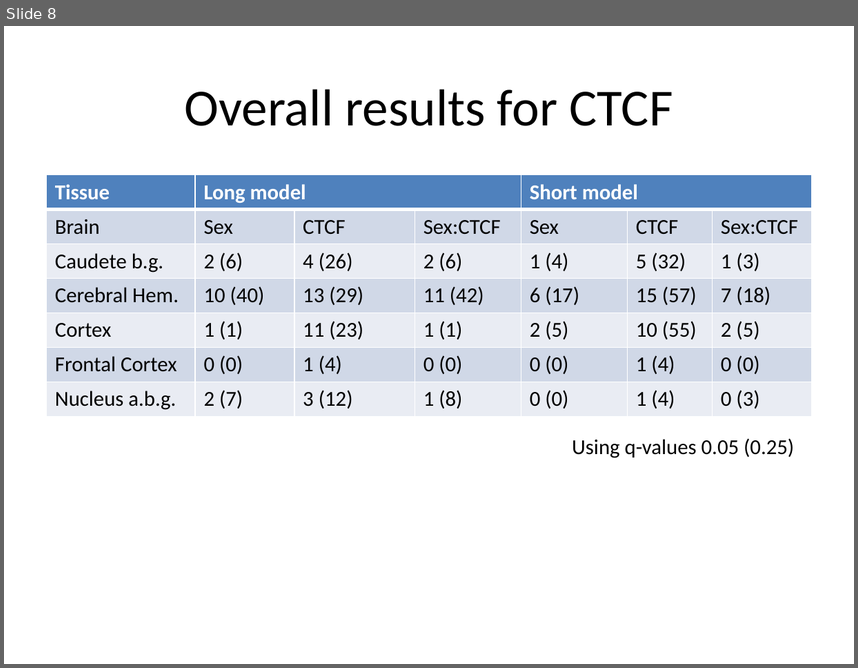
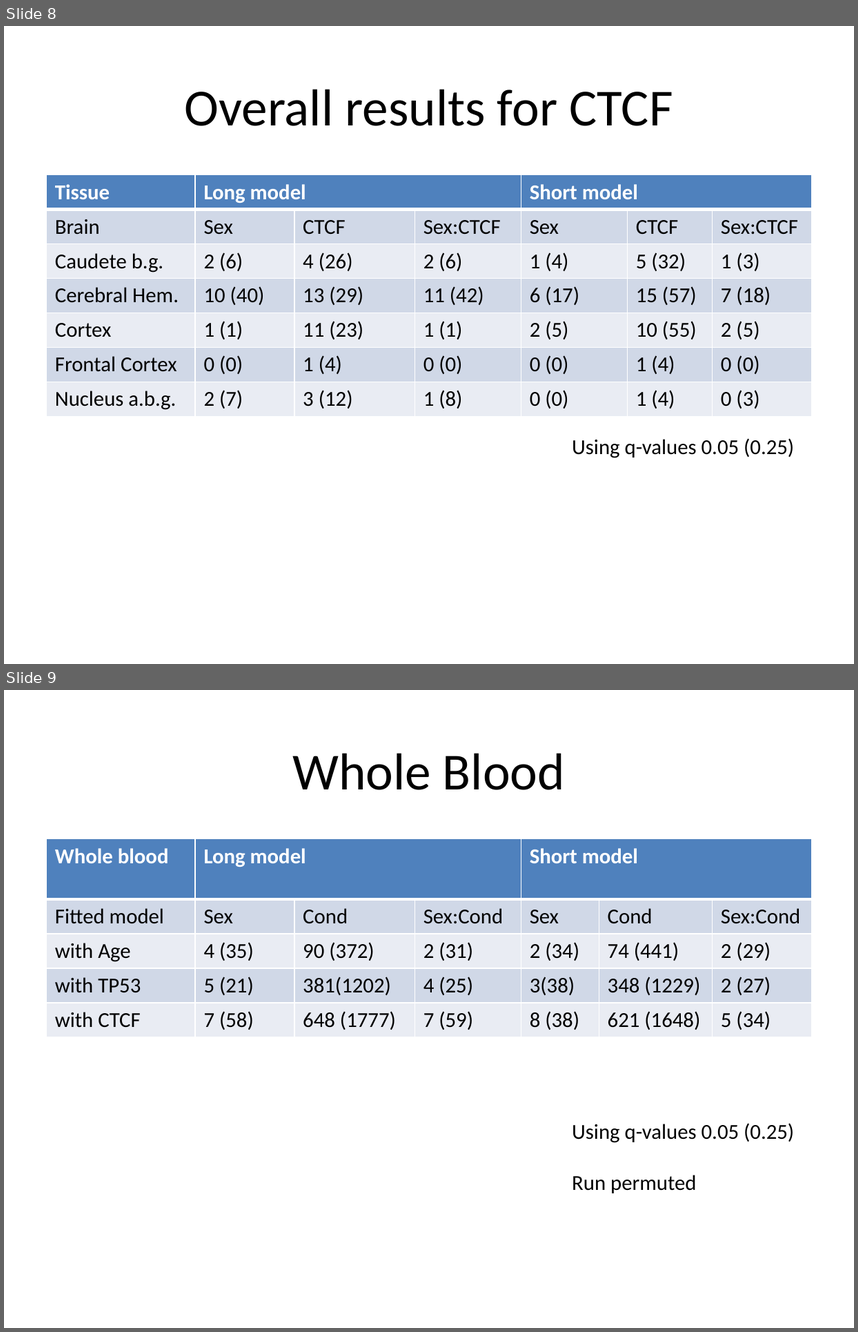
Before and after one commit to Sun-lab/asSeq, a slide deck: pipeline_GTEx/v8/results/fitting_ase_counts.pptx. Shown one above the other, each under a label of ours: slide 8 before the commit, slides 8 and 9 after it. The pictures are 858x668 and 858x1332 pixels, drawn with LibreOffice and Linux fonts; fonts in the diff are those of the drawing. Boxes give left, top, right and bottom in pixels: in the first picture for what was removed or moved away, otherwise in the second. Text is boxed around its words. In the diff, an @@ line names an element or a change of style, - is before the commit and + after.

Commit message:
adding whole blood results

```diff
--- a/pipeline_GTEx/v8/results/fitting_ase_counts.pptx
+++ b/pipeline_GTEx/v8/results/fitting_ase_counts.pptx
@@ slide 9 added at <box>4,690,854,1328</box>, background #FFFFFF @@
@@ title added at <box>292,753,565,790</box>, 44 pt, text #000000 @@
+Whole Blood
@@ table added at <box>47,839,813,1036</box>, 5 rows, 7 columns @@
+Whole blood | Long model |  |  | Short model |  | 
+Fitted model | Sex | Cond | Sex:Cond | Sex | Cond | Sex:Cond
+with Age | 4 (35) | 90 (372) | 2 (31) | 2 (34) | 74 (441) | 2 (29)
+with TP53 | 5 (21) | 381(1202) | 4 (25) | 3(38) | 348 (1229) | 2 (27)
+with CTCF | 7 (58) | 648 (1777) | 7 (59) | 8 (38) | 621 (1648) | 5 (34)
@@ text added at <box>572,1123,794,1193</box>, 18 pt, text #000000 @@
+Using q-values 0.05 (0.25)
+Run permuted
```
Also in this commit, not shown: 3 other slides added, 4 other files.
